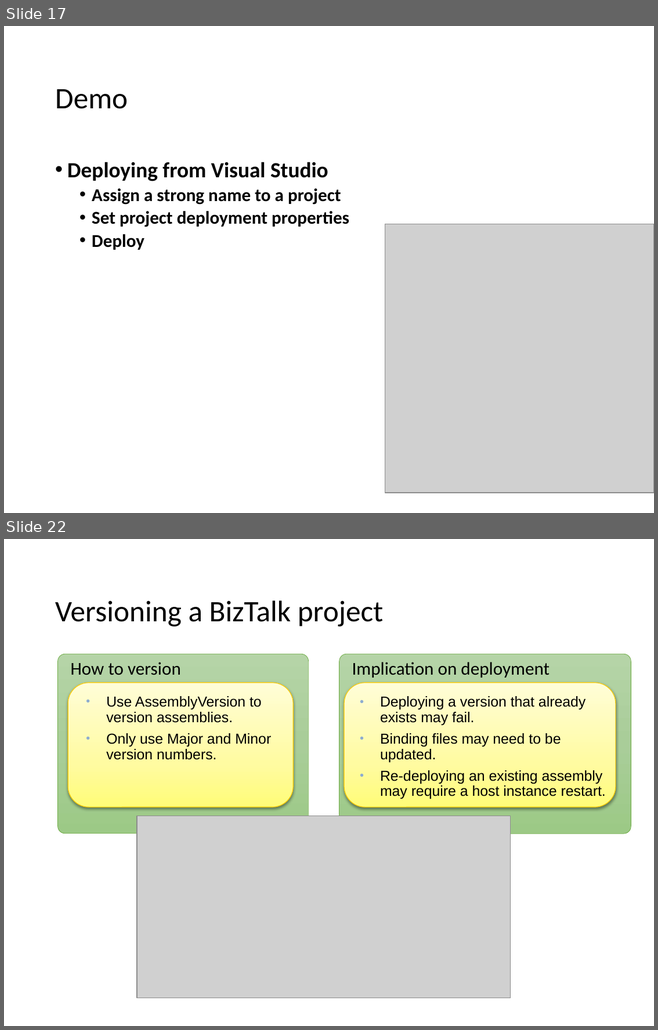
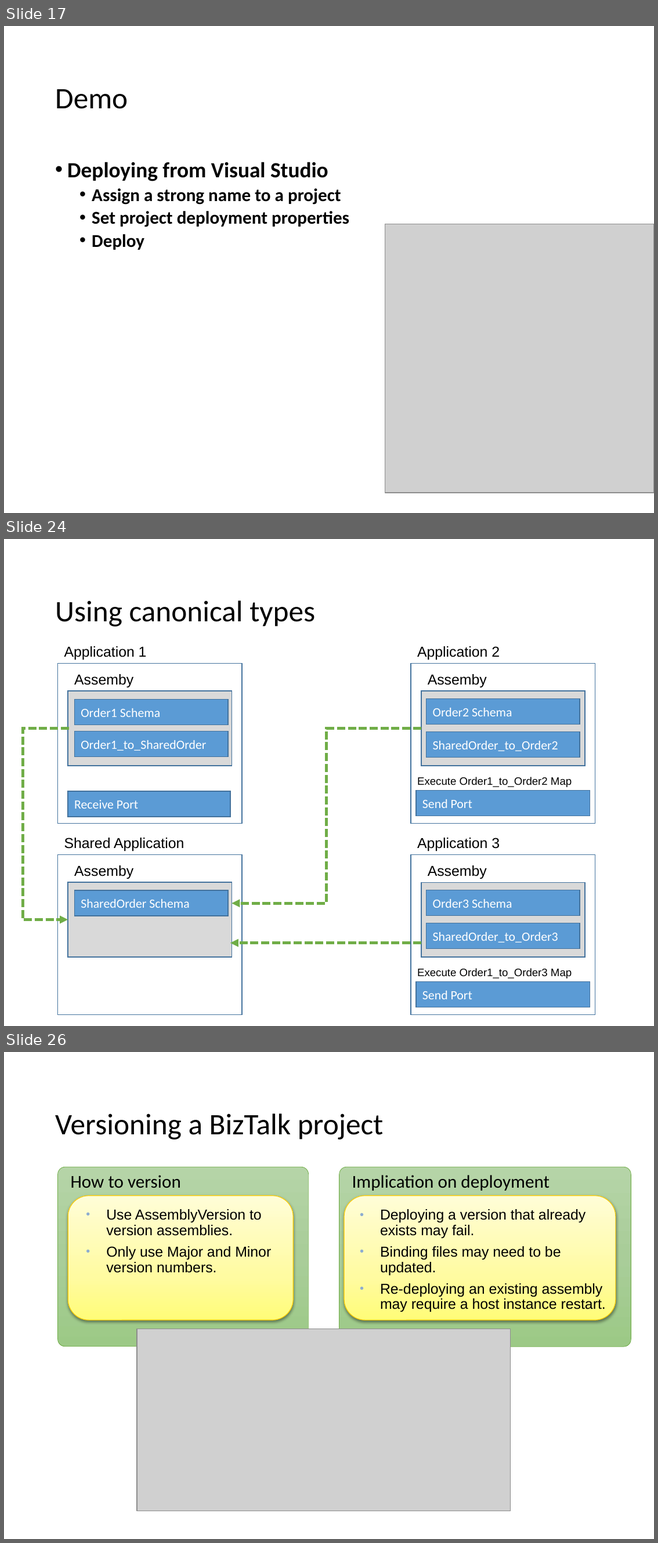
Before and after one commit to wmmihaa/BizTalk-Server---Developing-Integration-Solutions, a slide deck: Slides/Module 4 - Testing and Deploying Projects.pptx. Shown one above the other, each under a label of ours: slides 17 and 22 before the commit, slides 17, 24 and 26 after it; the slides between them are not shown. The pictures are 658x1030 and 658x1543 pixels, drawn with LibreOffice and Linux fonts; fonts in the diff are those of the drawing; grey boxes stand for pictures. Boxes give left, top, right and bottom in pixels: in the first picture for what was removed or moved away, otherwise in the second. Text is boxed around its words. In the diff, an @@ line names an element or a change of style, - is before the commit and + after.

```diff
--- a/Slides/Module 4 - Testing and Deploying Projects.pptx
+++ b/Slides/Module 4 - Testing and Deploying Projects.pptx
@@ slide 24 added at <box>4,539,654,1026</box>, background #FFFFFF @@
@@ title added at <box>55,600,315,627</box>, 33 pt, text #000000 @@
+Using canonical types
@@ text added at <box>64,646,147,660</box>, 16 pt, text #000000 @@
+Application 1
@@ text added at <box>417,646,499,660</box>, 16 pt, text #000000 @@
+Application 2
@@ rectangle added at <box>58,664,242,824</box>, outline #43739E 1 pt @@
@@ text added at <box>74,674,133,687</box>, 16 pt, text #000000 @@
+Assemby
@@ rectangle added at <box>411,663,594,824</box>, outline #43739E 1 pt @@
@@ text added at <box>427,674,487,687</box>, 16 pt, text #000000 @@
+Assemby
@@ rectangle added at <box>68,691,231,766</box>, fill #D9D9D9, outline #43739E 1 pt @@
@@ rectangle added at <box>421,691,585,766</box>, fill #D9D9D9, outline #43739E 1 pt @@
@@ rectangle added at <box>74,700,227,725</box>, fill #5B9BD5, outline #43739E 1 pt, 14 pt, text #FFFFFF @@
+Order1 Schema
@@ rectangle added at <box>426,699,579,724</box>, fill #5B9BD5, outline #43739E 1 pt, 14 pt, text #FFFFFF @@
+Order2 Schema
@@ elbow arrow added from (69, 729) to (68, 919), #70AD47 3 pt dashed @@
@@ elbow arrow added from (421, 729) to (231, 903), #70AD47 3 pt dashed @@
@@ rectangle added at <box>74,732,227,756</box>, fill #5B9BD5, outline #43739E 1 pt, 14 pt, text #FFFFFF @@
+Order1_to_SharedOrder
@@ rectangle added at <box>426,732,579,757</box>, fill #5B9BD5, outline #43739E 1 pt, 14 pt, text #FFFFFF @@
+SharedOrder_to_Order2
@@ text added at <box>417,777,571,787</box>, 12 pt, text #000000 @@
+Execute Order1_to_Order2 Map
@@ rectangle added at <box>68,792,230,817</box>, fill #5B9BD5, outline #43739E 1 pt, 14 pt, text #FFFFFF @@
+Receive Port
@@ rectangle added at <box>416,790,590,816</box>, fill #5B9BD5, outline #43739E 1 pt, 14 pt, text #FFFFFF @@
+Send Port
@@ text added at <box>64,838,184,851</box>, 16 pt, text #000000 @@
+Shared Application
@@ text added at <box>417,838,499,851</box>, 16 pt, text #000000 @@
+Application 3
@@ rectangle added at <box>58,855,242,1015</box>, outline #43739E 1 pt @@
@@ text added at <box>74,866,133,879</box>, 16 pt, text #000000 @@
+Assemby
@@ rectangle added at <box>411,855,594,1015</box>, outline #43739E 1 pt @@
@@ text added at <box>427,866,487,879</box>, 16 pt, text #000000 @@
+Assemby
@@ rectangle added at <box>68,882,231,957</box>, fill #D9D9D9, outline #43739E 1 pt @@
@@ rectangle added at <box>421,882,585,957</box>, fill #D9D9D9, outline #43739E 1 pt @@
@@ rectangle added at <box>74,890,227,916</box>, fill #5B9BD5, outline #43739E 1 pt, 14 pt, text #FFFFFF @@
+SharedOrder Schema
@@ rectangle added at <box>426,890,579,916</box>, fill #5B9BD5, outline #43739E 1 pt, 14 pt, text #FFFFFF @@
+Order3 Schema
@@ rectangle added at <box>426,924,579,949</box>, fill #5B9BD5, outline #43739E 1 pt, 14 pt, text #FFFFFF @@
+SharedOrder_to_Order3
@@ arrow added from (421, 943) to (230, 943), #70AD47 3 pt dashed @@
@@ text added at <box>417,968,571,979</box>, 12 pt, text #000000 @@
+Execute Order1_to_Order3 Map
@@ rectangle added at <box>416,982,590,1008</box>, fill #5B9BD5, outline #43739E 1 pt, 14 pt, text #FFFFFF @@
+Send Port
@@ what was slide 22 is now slide 26 @@
```
Also in this commit, not shown: 2 slides changed, 6 other slides added, 3 slides removed.
